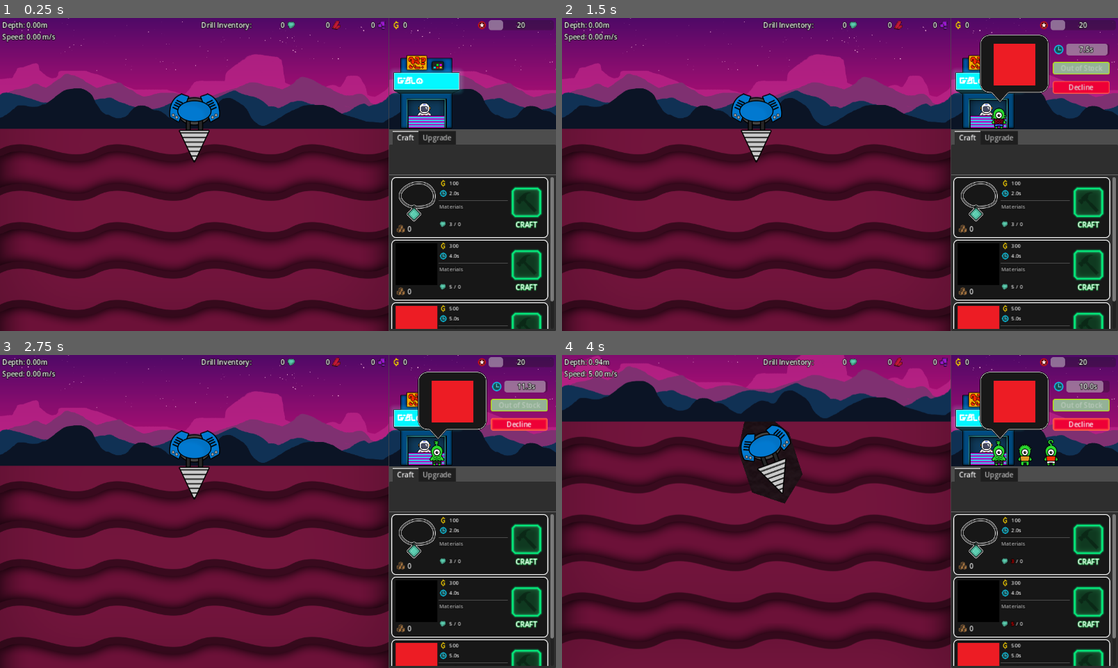
Above: before the commit, frames 1-4 (two rows, left to right).
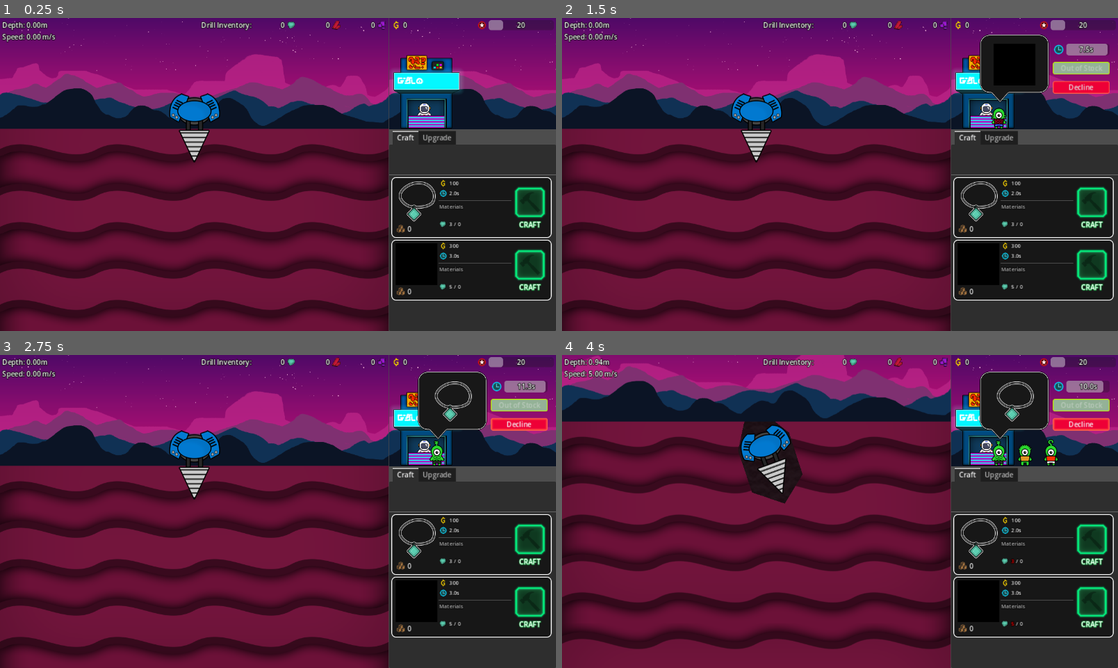
Above: after the commit, the same moments.

Repository: aNotSoCleverName/mechanicore
Game: Godot game, scene res://Main.tscn
Two runs of this game, one before a commit and one after it. Both use one fixed random seed, a clock stepped at 60 frames per second and the inputs below.
Inputs:
- Up to frame 1 (0.25 s): no input
- Up to frame 2 (1.5 s): click "Continue" at 0.5 s; click "Continue" at 1.25 s
- Up to frame 3 (2.75 s): click "Decline" at 2 s
- Up to frame 4 (4 s): tap Enter (ui_accept) at 2.75, 3.02, 3.77 s; hold Right (ui_right) 2.78-3.53 s; tap R at 2.85, 3.6 s; hold Down (ui_down) from 3.53 s (still down)

The runs differ from the first frame. In frame 1, 2.1% of the frame differs, in the area x 70-100%, y 50-100%; in frame 2, 3.1%, in the area x 70-100%, y 8-100%; in frame 3, 3.1%; in frame 4, 3.1%.

Commit message:
Added more items, and balanced the values

Diff:
--- a/Base/Menu/Craft/Craft Item/Resources/Item2.tres
+++ b/Base/Menu/Craft/Craft Item/Resources/Item2.tres
@@ -7,7 +7,7 @@
 script = ExtResource("1_mulhv")
 image = ExtResource("1_wvqkw")
 price = 300
-timeSec = 4.0
+timeSec = 3.0
 materials = {
 1: 5,
 2: 0,
--- a/Base/Menu/Craft/Craft Item/Resources/Item3.tres
+++ b/Base/Menu/Craft/Craft Item/Resources/Item3.tres
@@ -6,10 +6,10 @@
 [resource]
 script = ExtResource("1_ba6g4")
 image = ExtResource("1_1dva7")
-price = 500
+price = 1000
 timeSec = 5.0
 materials = {
-1: 7,
-2: 0,
+1: 0,
+2: 3,
 3: 0
 }
--- a/Base/Menu/Craft/Craft Item/Resources/Item4.tres
+++ b/Base/Menu/Craft/Craft Item/Resources/Item4.tres
@@ -6,10 +6,10 @@
 [resource]
 script = ExtResource("1_nii5t")
 image = ExtResource("1_gltvm")
-price = 700
-timeSec = 0.0
+price = 1400
+timeSec = 4.0
 materials = {
-1: 0,
-2: 3,
+1: 5,
+2: 2,
 3: 0
 }
--- /dev/null
+++ b/Base/Menu/Craft/Craft Item/Resources/Item5.tres
@@ -0,0 +1,15 @@
+[gd_resource type="Resource" script_class="CraftItem" load_steps=3 format=3 uid="uid://dswonje3lysrf"]
+
+[ext_resource type="Script" path="res://Base/Craft Item.gd" id="1_gyyi8"]
+[ext_resource type="Texture2D" uid="uid://cfwis6chftero" path="res://Base/Menu/Craft/Craft Item/Resources/Item5.png" id="1_qi45r"]
+
+[resource]
+script = ExtResource("1_gyyi8")
+image = ExtResource("1_qi45r")
+price = 1700
+timeSec = 6.0
+materials = {
+1: 3,
+2: 3,
+3: 0
+}
--- /dev/null
+++ b/Base/Menu/Craft/Craft Item/Resources/Item6.tres
@@ -0,0 +1,15 @@
+[gd_resource type="Resource" script_class="CraftItem" load_steps=3 format=3 uid="uid://c1uatsdnupcma"]
+
+[ext_resource type="Script" path="res://Base/Craft Item.gd" id="1_4dot4"]
+[ext_resource type="Texture2D" uid="uid://dkqbjwfavkd7f" path="res://Base/Menu/Craft/Craft Item/Resources/Item6.png" id="1_rp7nl"]
+
+[resource]
+script = ExtResource("1_4dot4")
+image = ExtResource("1_rp7nl")
+price = 3000
+timeSec = 8.0
+materials = {
+1: 0,
+2: 0,
+3: 3
+}
--- a/Base/Menu/Craft/Craft Item/Resources/Item7.tres
+++ b/Base/Menu/Craft/Craft Item/Resources/Item7.tres
@@ -6,10 +6,10 @@
 [resource]
 script = ExtResource("1_jeehr")
 image = ExtResource("1_38ny3")
-price = 1500
-timeSec = 0.0
+price = 2700
+timeSec = 7.0
 materials = {
-1: 0,
+1: 3,
 2: 0,
-3: 3
+3: 1
 }
--- /dev/null
+++ b/Base/Menu/Craft/Craft Item/Resources/Item8.tres
@@ -0,0 +1,15 @@
+[gd_resource type="Resource" script_class="CraftItem" load_steps=3 format=3 uid="uid://bclgxbkj8xtqf"]
+
+[ext_resource type="Texture2D" uid="uid://bj4vo7nr03p3n" path="res://Base/Menu/Craft/Craft Item/Resources/Item7.png" id="1_1p1e8"]
+[ext_resource type="Script" path="res://Base/Craft Item.gd" id="2_dqqm3"]
+
+[resource]
+script = ExtResource("2_dqqm3")
+image = ExtResource("1_1p1e8")
+price = 3500
+timeSec = 8.0
+materials = {
+1: 0,
+2: 4,
+3: 2
+}
--- /dev/null
+++ b/Base/Menu/Craft/Craft Item/Resources/Item9.tres
@@ -0,0 +1,15 @@
+[gd_resource type="Resource" script_class="CraftItem" load_steps=3 format=3 uid="uid://d1yq8qn1anqvc"]
+
+[ext_resource type="Texture2D" uid="uid://bj4vo7nr03p3n" path="res://Base/Menu/Craft/Craft Item/Resources/Item7.png" id="1_8vf1d"]
+[ext_resource type="Script" path="res://Base/Craft Item.gd" id="2_4oble"]
+
+[resource]
+script = ExtResource("2_4oble")
+image = ExtResource("1_8vf1d")
+price = 5000
+timeSec = 10.0
+materials = {
+1: 10,
+2: 5,
+3: 3
+}
Binary file added: Base/Menu/Craft/Craft Item/Resources/Item5.png
Not shown, added: Base/Menu/Craft/Craft Item/Resources/Item5.png.import
Binary file added: Base/Menu/Craft/Craft Item/Resources/Item6.png
Not shown, added: Base/Menu/Craft/Craft Item/Resources/Item6.png.import
Binary file added: Base/Menu/Craft/Craft Item/Resources/Item8.png
Not shown, added: Base/Menu/Craft/Craft Item/Resources/Item8.png.import
Binary file added: Base/Menu/Craft/Craft Item/Resources/Item9.png
Not shown, added: Base/Menu/Craft/Craft Item/Resources/Item9.png.import
